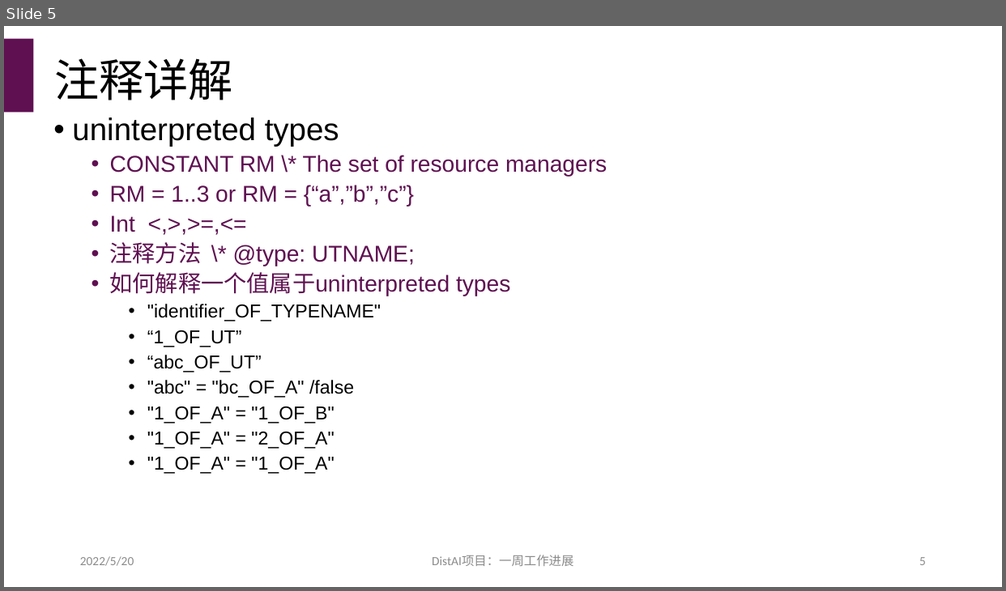
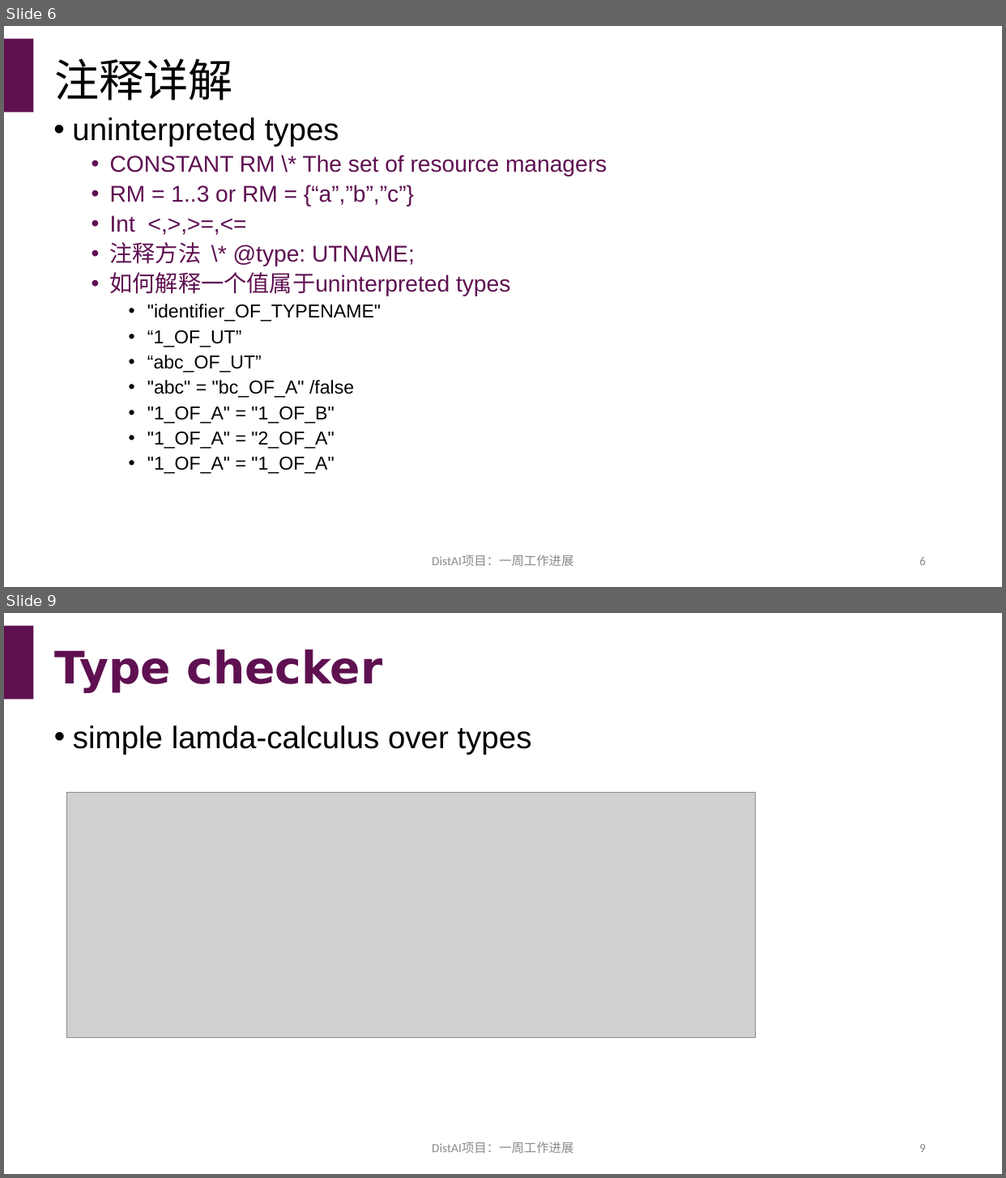
Before and after one commit to hengxin/dist-ai, a slide deck: reports/8-20220520-一周工作进展.pptx. Shown one above the other, each under a label of ours: slide 5 before the commit, slides 6 and 9 after it; the slides between them are not shown. The pictures are 1006x591 and 1006x1178 pixels, drawn with LibreOffice and Linux fonts; fonts in the diff are those of the drawing; grey boxes stand for pictures. Boxes give left, top, right and bottom in pixels: in the first picture for what was removed or moved away, otherwise in the second. Text is boxed around its words. In the diff, an @@ line names an element or a change of style, - is before the commit and + after.

```diff
--- a/reports/8-20220520-一周工作进展.pptx
+++ b/reports/8-20220520-一周工作进展.pptx
@@ slide 9 added at (4, 613, 1002, 1174), background #FFFFFF; not listed: 1 template element that a slide beside it also shows @@
@@ title added at (54, 649, 382, 692), 43 pt, text #5F1051, bold @@
+Type checker
@@ text added at (73, 726, 532, 754), 30 pt, text #000000 @@
+• simple lamda-calculus over types
@@ picture added at (66, 793, 756, 1038) @@
@@ text added at (432, 1142, 573, 1153), 12 pt, text #8C8C8C @@
+DistAI项目：一周工作进展
@@ page number added at (919, 1144, 926, 1152), 12 pt, text #8C8C8C @@
+9
@@ what was slide 5 is now slide 6 @@
@@ slide 6 changed as well @@
@@ text removed at (80, 557, 134, 566) @@
-2022/5/20
@@ page number at (919, 557, 926, 565): text changed @@
-5
+6
```
Also in this commit, not shown: 6 other slides changed, 6 other slides added.
